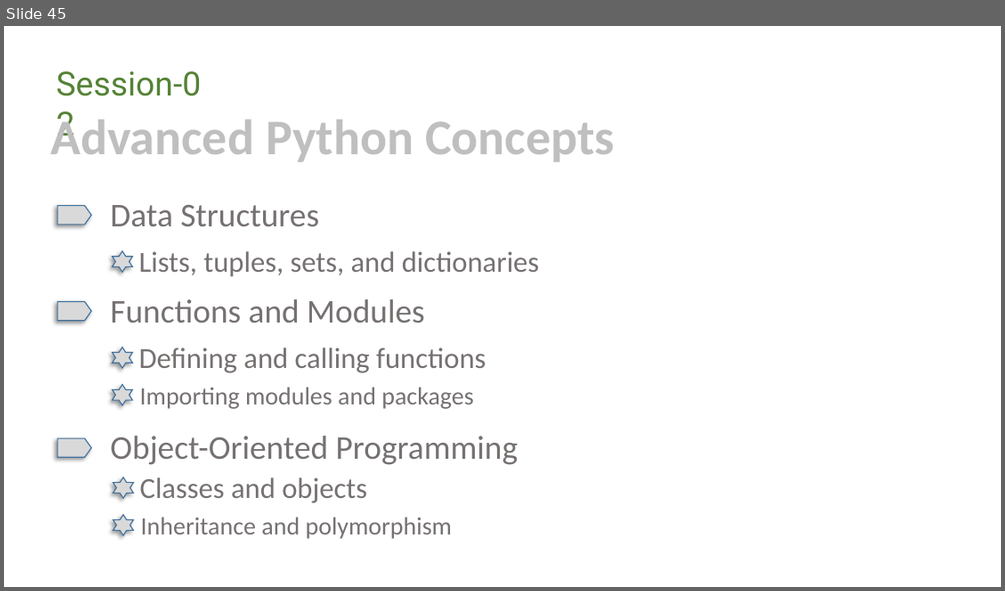
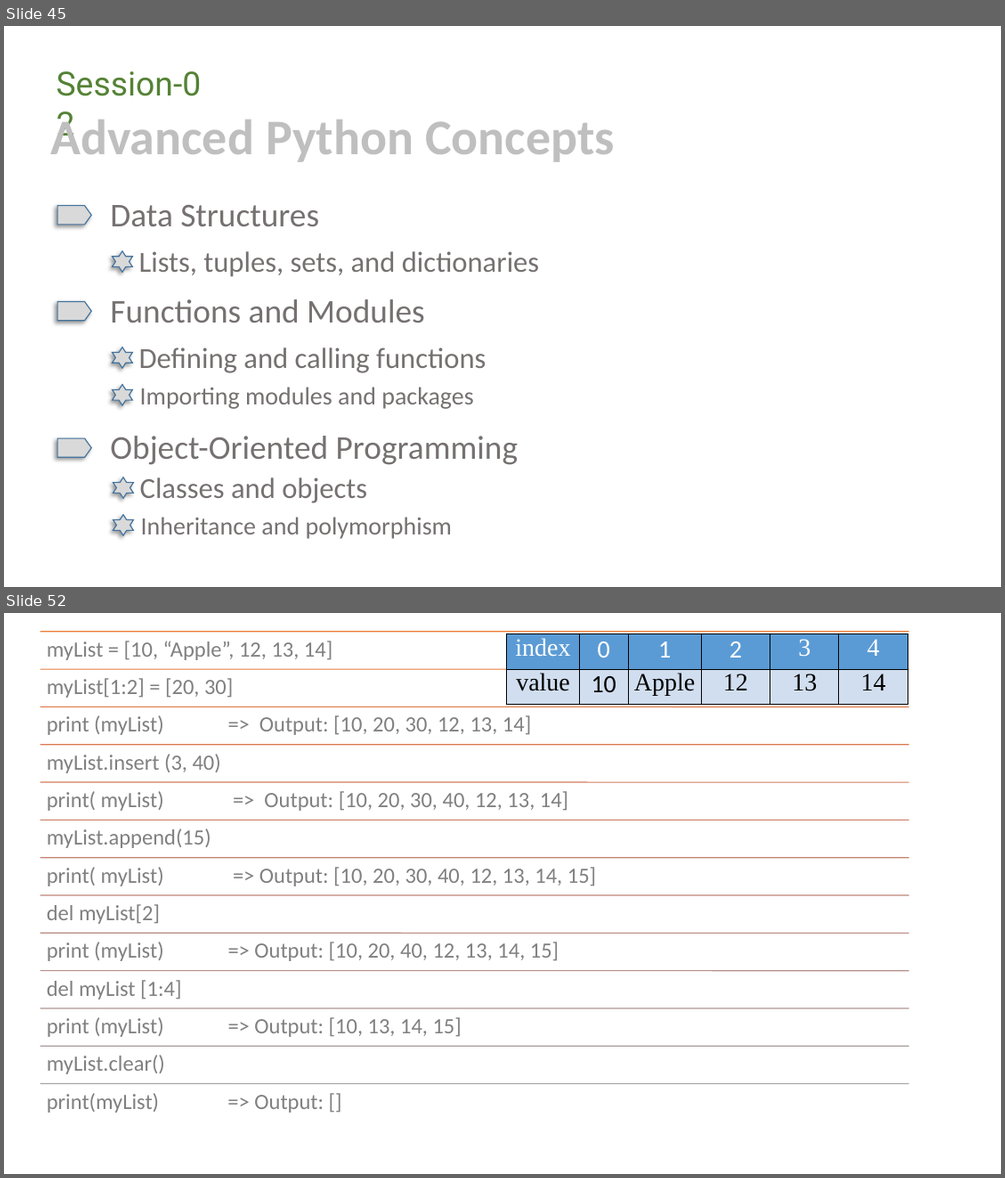
Before and after one commit to bibhu-otz/.NET, a slide deck: Python.pptx. Shown one above the other, each under a label of ours: slide 45 before the commit, slides 45 and 52 after it; the slides between them are not shown. The pictures are 1005x591 and 1005x1178 pixels, drawn with LibreOffice and Linux fonts; fonts in the diff are those of the drawing; background and template pictures are left out. Boxes give left, top, right and bottom in pixels: in the first picture for what was removed or moved away, otherwise in the second. Text is boxed around its words. In the diff, an @@ line names an element or a change of style, - is before the commit and + after.

```diff
--- a/Python.pptx
+++ b/Python.pptx
@@ slide 52 added at bbox=[4, 613, 1001, 1174], background #FFFFFF @@
@@ table added at bbox=[507, 634, 907, 814], 2 rows, 6 columns @@
+index | 0 | 1 | 2 | 3 | 4
+value | 10 | Apple | 12 | 13 | 14
@@ title added at bbox=[65, 668, 461, 707], 40 pt, text #FFFFFF @@
+Example (Updating List)
@@ group added at bbox=[40, 632, 909, 1112]: 13 lines, 13 texts @@
+myList = [10, “Apple”, 12, 13, 14]
+myList[1:2] = [20, 30]
+print (myList) => Output: [10, 20, 30, 12, 13, 14]
+myList.insert (3, 40)
+print( myList) => Output: [10, 20, 30, 40, 12, 13, 14]
+myList.append(15)
+print( myList) => Output: [10, 20, 30, 40, 12, 13, 14, 15]
+del myList[2]
+print (myList) => Output: [10, 20, 40, 12, 13, 14, 15]
+del myList [1:4]
+print (myList) => Output: [10, 13, 14, 15]
+myList.clear()
+print(myList) => Output: []
```
Also in this commit, not shown: 25 other slides added.
